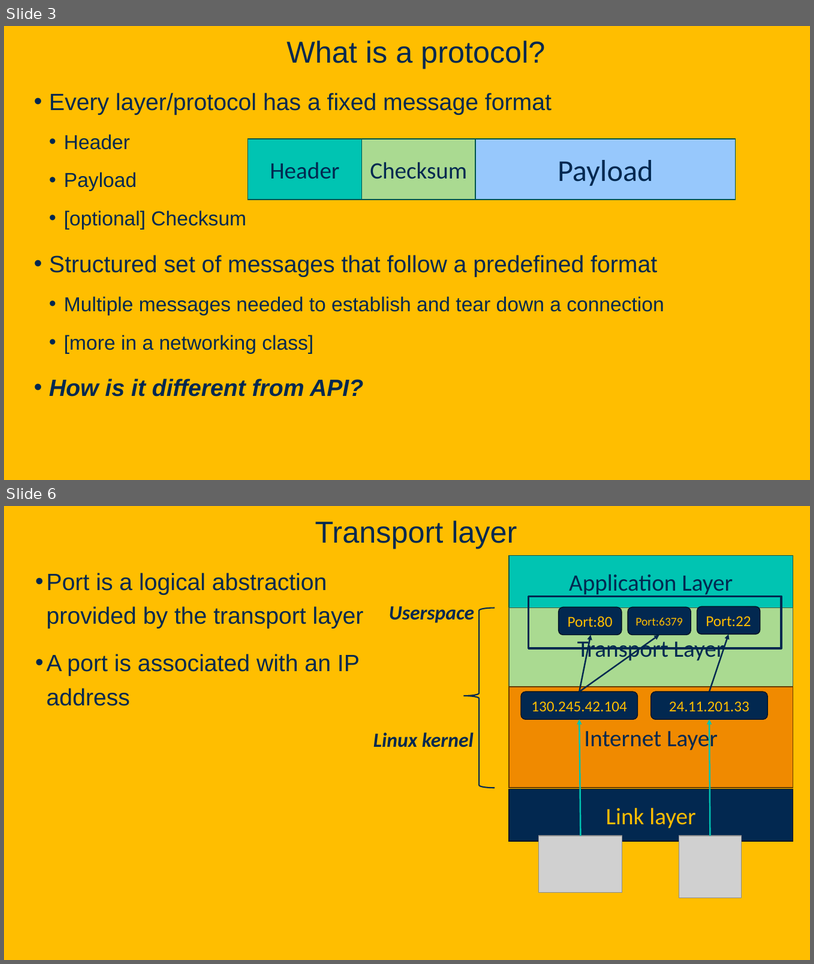
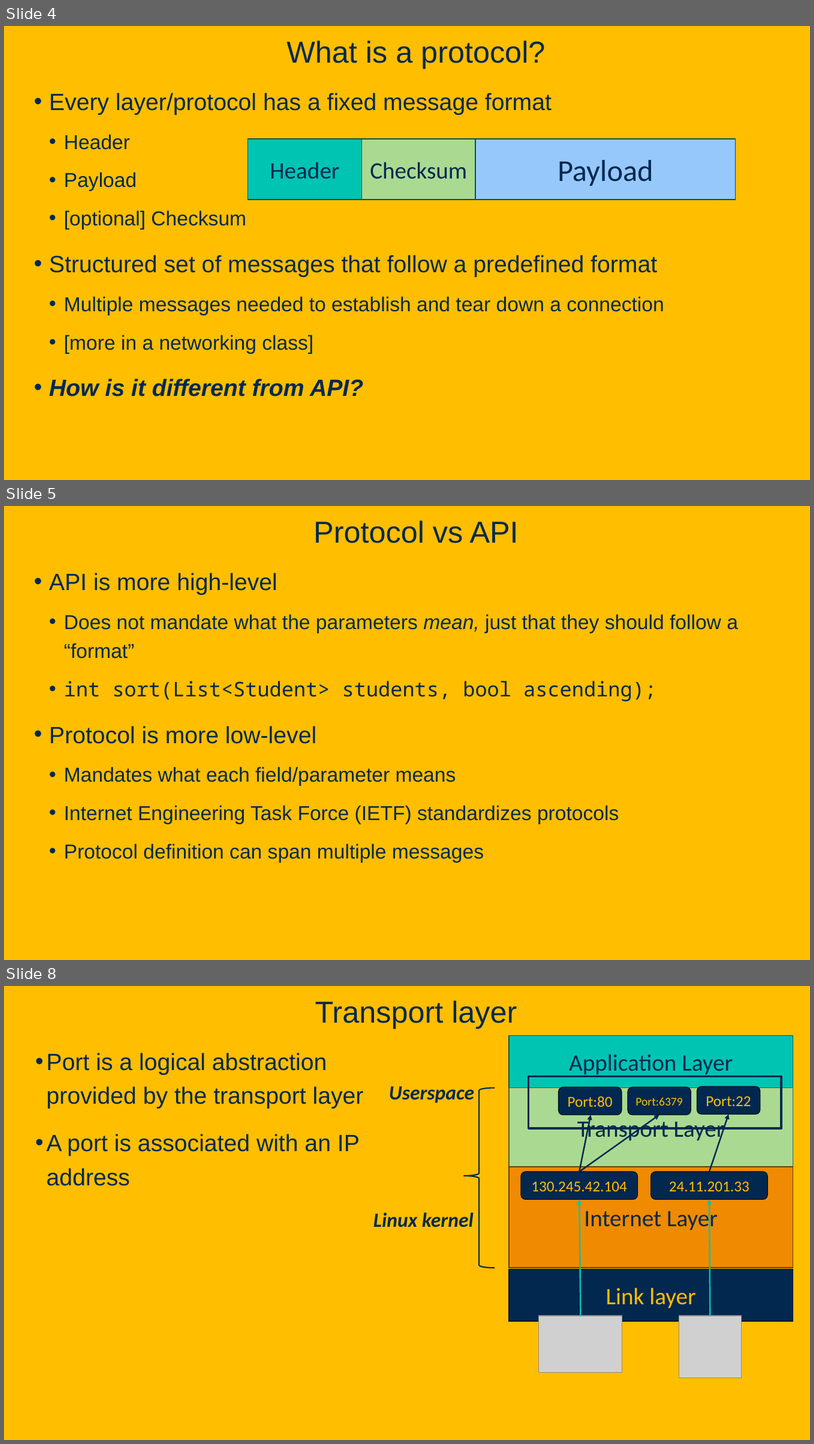
Before and after one commit to davsec-teaching/ecs160-f25, a slide deck: slides/3_networking_fundamentals.pptx. Shown one above the other, each under a label of ours: slides 3 and 6 before the commit, slides 4, 5 and 8 after it; the slides between them are not shown. The pictures are 814x964 and 814x1444 pixels, drawn with LibreOffice and Linux fonts; fonts in the diff are those of the drawing; grey boxes stand for pictures; background and template pictures are left out. Boxes give left, top, right and bottom in pixels: in the first picture for what was removed or moved away, otherwise in the second. Text is boxed around its words. In the diff, an @@ line names an element or a change of style, - is before the commit and + after.

```diff
--- a/slides/3_networking_fundamentals.pptx
+++ b/slides/3_networking_fundamentals.pptx
@@ slide 5 added at [4,506,810,960], background picture (left out) @@
@@ title added at [314,520,519,543], 36 pt, text #022850 @@
+Protocol vs API
@@ text added at [49,573,738,862], 24 pt, text #022850 @@
+• API is more high-level
+  • Does not mandate what the parameters mean, just that they should follow a “format”
+  • int sort(List<Student> students, bool ascending);
+• Protocol is more low-level
+  • Mandates what each field/parameter means
+  • Internet Engineering Task Force (IETF) standardizes protocols
+  • Protocol definition can span multiple messages
@@ what was slide 3 is now slide 4 @@
@@ what was slide 6 is now slide 8 @@
```
Also in this commit, not shown: 4 slides changed, 1 other slide added, 1 other file.
